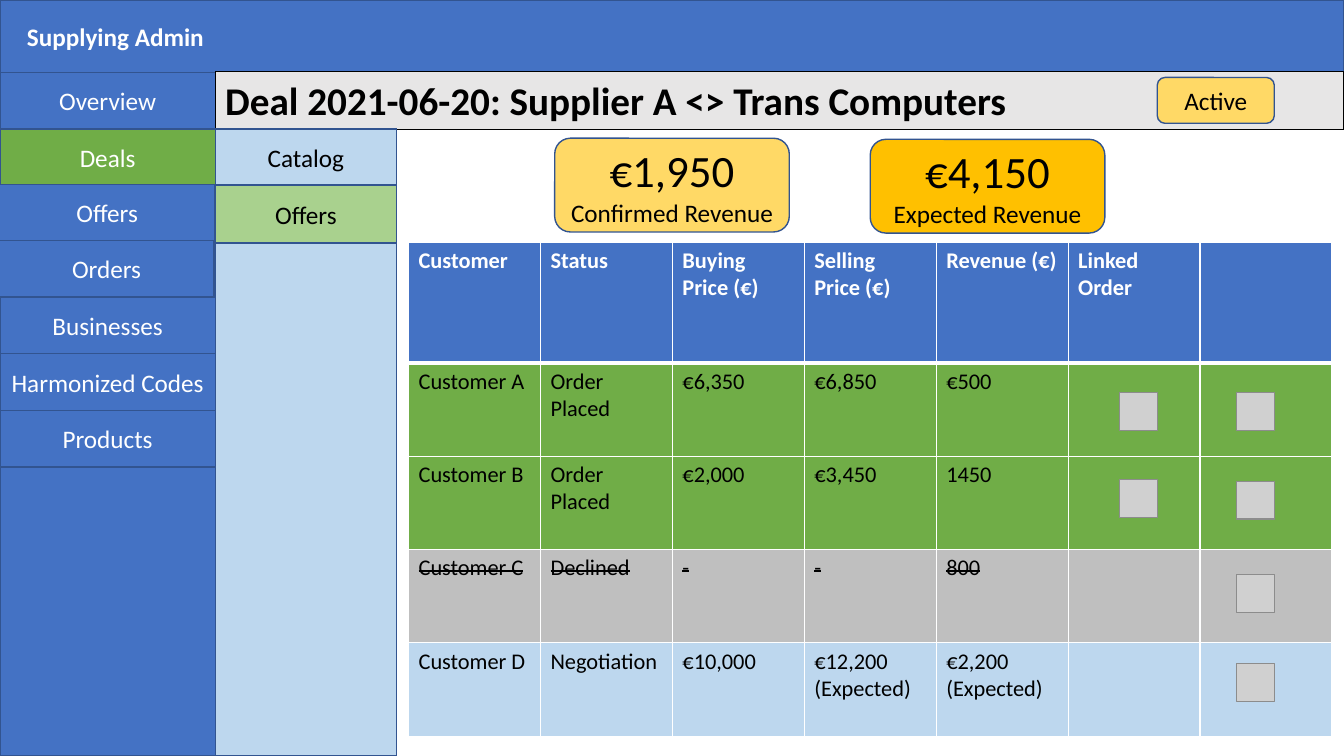
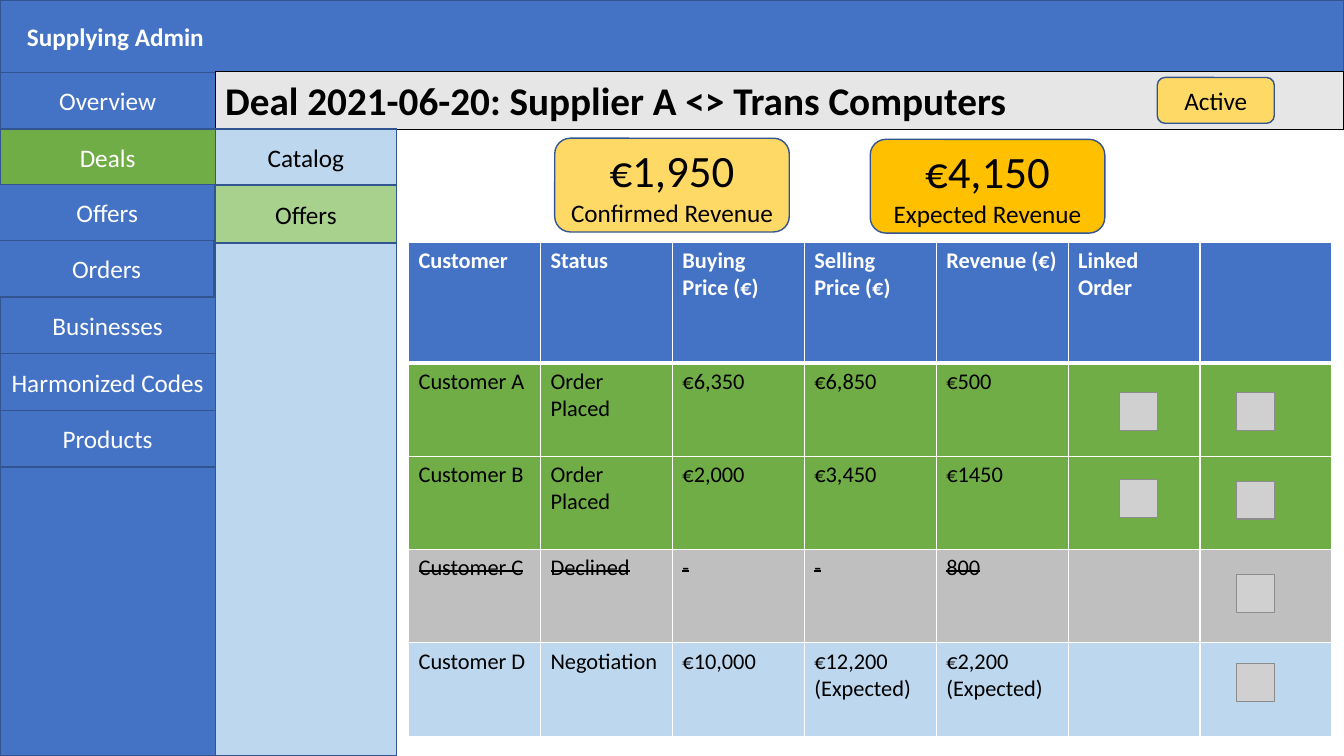
Before and after one commit to ohadch/supplying-admin, a slide deck: slide 3 of doc/design.pptx (slide 4 before the commit). Drawn at 1344x756 pixels with LibreOffice and Linux fonts; fonts in the diff are those of the drawing; grey boxes stand for pictures. Boxes give left, top, right and bottom in pixels: in the first picture for what was removed or moved away, otherwise in the second. Text is boxed around its words. In the diff, an @@ line names an element or a change of style, - is before the commit and + after.

```diff
--- a/doc/design.pptx
+++ b/doc/design.pptx
@@ table at bbox=[408, 242, 1333, 736] @@
-row 3, column 5: 1450
+row 3, column 5: €1450
```
Also in this commit, not shown: 1 other slide changed, 1 slide removed, 1 other file.
